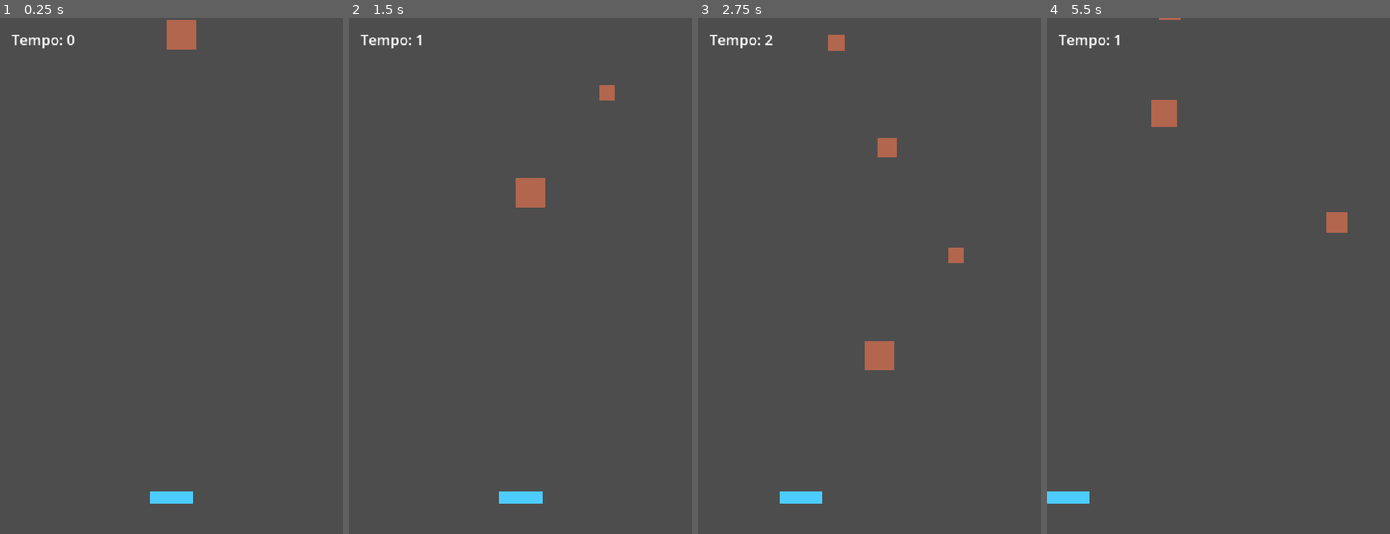
Above: before the commit, frames 1-4 (left to right).
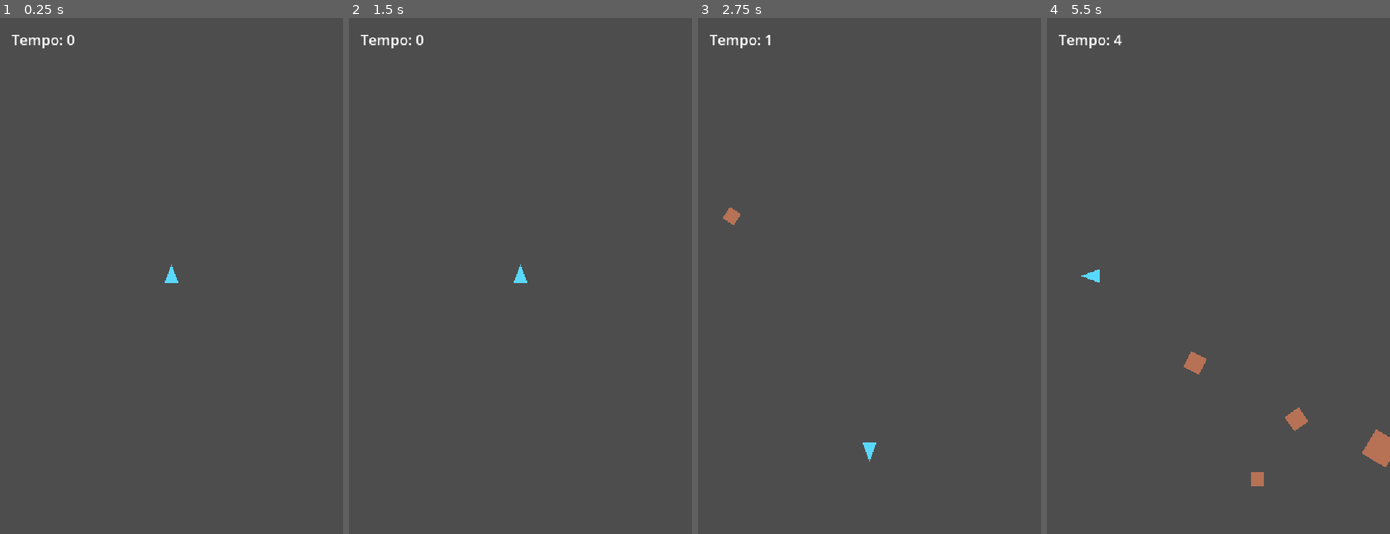
Above: after the commit, the same moments.

Repository: nicolaregge-pulse/corso-godot
Game: Godot game, scene res://main.tscn
Same seed, same stepped clock (60 frames per second), same inputs: the game is played once before the commit and once after it.
Inputs (mouse positions are in pixels of both pictures, inside the frame that each line leads up to):
- Up to frame 1 (0.25 s): no input
- Up to frame 2 (1.5 s): tap Enter (ui_accept) at 0.5, 0.77 s; move the mouse to (595, 250) at 0.52 s; hold Right (ui_right) 0.53-1.25 s; click (595, 250) at 0.67 s; click (520, 260) at 1.25 s, where only the run after the commit has a clickable "RIGIOCA"
- Up to frame 3 (2.75 s): move the mouse to (800, 301) at 2.02 s; hold Down (ui_down) from 2.03 s (still down); click (800, 301) at 2.17 s; tap Enter (ui_accept) at 2.27 s
- Up to frame 4 (5.5 s): move the mouse to (1252, 162) at 2.77 s; release Down (ui_down) at 2.78 s; hold Right (ui_right) 2.78-3.53 s; click (1252, 162) at 2.92 s; move the mouse to (1201, 379) at 3.52 s; hold Up (ui_up) 3.53-4.28 s; click (1201, 379) at 3.67 s; tap Enter (ui_accept) at 3.77, 4.52, 5.27 s; move the mouse to (1321, 353) at 4.27 s; hold Left (ui_left) from 4.28 s (still down); click (1321, 353) at 4.42 s; move the mouse to (1115, 198) at 5.02 s; click (1115, 198) at 5.17 s

The runs differ from the first frame. In frame 1, 0.9% of the frame differs, in the area x 43-58%, y 0-95%; in frame 2, 1.0%; in frame 3, 1.5%; in frame 4, 1.9%, in the area x 0-100%, y 0-95%.

Commit message:
Schiva gli asteroidi: astronave a triangolo al centro, movimento 2D, asteroidi da ogni lato
L'astronave e' un triangolo che parte al centro e si muove in tutte le
direzioni (dito o frecce) in tutto il campo, orientandosi verso il moto.
Gli asteroidi arrivano da tutti e quattro i bordi e attraversano il campo.
Riesportato sul web.

Co-Authored-By: Claude Opus 4.8 <noreply@anthropic.com>
Claude-Session: https://claude.ai/code/session_01Vq5FU5TvjomBhpm5HhNzUc

Diff:
--- a/schiva-gli-asteroidi/main.gd
+++ b/schiva-gli-asteroidi/main.gd
@@ -1,51 +1,63 @@
 extends Node2D
 # GIOCO — Schiva gli asteroidi.
-# Muovi la navetta con il dito o con le frecce e schiva i sassi che cadono.
-# Piu' resisti, piu' alto il punteggio. Col tempo diventa piu' difficile.
-#
-# Convenzione dei nomi: la VARIABILE finisce in "Var", il NODO nella scena
-# finisce in "Scena".
+# Sei un'astronave a triangolo, al centro dello schermo. Muoviti in tutte le
+# direzioni con il dito o con le frecce, in tutto il campo, e schiva gli
+# asteroidi che arrivano da ogni lato. Piu' resisti, piu' alto il punteggio.
 
 # ===== FALLO TUO: cambia velocita', ritmo e colori =====
-const VELOCITA_NAVETTA: float = 700.0
-const VELOCITA_ASTEROIDI: float = 260.0
-const OGNI_QUANTO: float = 0.85         # ogni quanti secondi cade un sasso
-const COLORE_NAVETTA: Color = Color(0.30, 0.80, 1.0)
-const COLORE_ASTEROIDE: Color = Color(0.70, 0.40, 0.30)
+const VELOCITA_NAVE: float = 520.0
+const VELOCITA_ASTEROIDI_MIN: float = 150.0
+const VELOCITA_ASTEROIDI_MAX: float = 260.0
+const OGNI_QUANTO: float = 0.9          # ogni quanti secondi arriva un asteroide
+const COLORE_NAVE: Color = Color(0.35, 0.85, 1.0)
+const COLORE_ASTEROIDE: Color = Color(0.72, 0.45, 0.34)
+const RAGGIO_NAVE: float = 22.0         # quanto e' "grossa" la nave per gli scontri
 # =======================================================
 
-@onready var navettaVar: ColorRect = $navettaScena
 @onready var hudVar: Label = $hudScena
 @onready var gameoverVar: Label = $gameoverScena
 @onready var rigiocaVar: Button = $rigiocaScena
 
+var campo: Node2D
+var nave: Polygon2D
 var asteroidi: Array = []
 var tempo: float = 0.0
 var spawn_timer: float = 0.0
 var in_gioco: bool = true
-var larghezza: float
-var altezza: float
+var vp: Vector2
+var angolo: float = -PI / 2.0
 
 func _ready() -> void:
-	larghezza = get_viewport_rect().size.x
-	altezza = get_viewport_rect().size.y
-	navettaVar.size = Vector2(90, 26)
-	navettaVar.color = COLORE_NAVETTA
-	navettaVar.position = Vector2(larghezza / 2.0 - 45.0, altezza - 90.0)
+	vp = get_viewport_rect().size
+	# un contenitore per nave e asteroidi, messo DIETRO le scritte
+	campo = Node2D.new()
+	add_child(campo)
+	move_child(campo, 0)
+	_crea_nave()
 	hudVar.position = Vector2(24, 24)
 	hudVar.add_theme_font_size_override("font_size", 30)
 	gameoverVar.add_theme_font_size_override("font_size", 40)
 	gameoverVar.horizontal_alignment = HORIZONTAL_ALIGNMENT_CENTER
 	gameoverVar.size = Vector2(360, 90)
-	gameoverVar.position = Vector2(larghezza / 2.0 - 180.0, altezza * 0.34)
+	gameoverVar.position = Vector2(vp.x / 2.0 - 180.0, vp.y * 0.34)
 	gameoverVar.visible = false
 	rigiocaVar.focus_mode = Control.FOCUS_NONE
 	rigiocaVar.add_theme_font_size_override("font_size", 30)
 	rigiocaVar.size = Vector2(200, 60)
-	rigiocaVar.position = Vector2(larghezza / 2.0 - 100.0, altezza * 0.34 + 110.0)
+	rigiocaVar.position = Vector2(vp.x / 2.0 - 100.0, vp.y * 0.34 + 110.0)
 	rigiocaVar.pressed.connect(_ricomincia)
 	rigiocaVar.visible = false
+	spawn_timer = 0.8
 	_aggiorna_hud()
+
+func _crea_nave() -> void:
+	nave = Polygon2D.new()
+	# triangolo che punta verso destra (angolo 0); lo ruotiamo con "angolo"
+	nave.polygon = PackedVector2Array([Vector2(24, 0), Vector2(-16, -15), Vector2(-16, 15)])
+	nave.color = COLORE_NAVE
+	nave.position = vp / 2.0
+	nave.rotation = angolo
+	campo.add_child(nave)
 
 func _process(delta: float) -> void:
 	if not in_gioco:
@@ -53,44 +65,77 @@
 			_ricomincia()
 		return
 	tempo += delta
+	_muovi_nave(delta)
+	_spawn(delta)
+	_muovi_asteroidi(delta)
+	_aggiorna_hud()
 
-	# Muovi la navetta: frecce oppure dito/mouse tenuto premuto
+func _muovi_nave(delta: float) -> void:
+	var dir: Vector2 = Vector2.ZERO
 	if Input.is_action_pressed("ui_left"):
-		navettaVar.position.x -= VELOCITA_NAVETTA * delta
-	elif Input.is_action_pressed("ui_right"):
-		navettaVar.position.x += VELOCITA_NAVETTA * delta
-	elif Input.is_mouse_button_pressed(MOUSE_BUTTON_LEFT):
-		navettaVar.position.x = get_viewport().get_mouse_position().x - navettaVar.size.x / 2.0
-	navettaVar.position.x = clamp(navettaVar.position.x, 0.0, larghezza - navettaVar.size.x)
+		dir.x -= 1.0
+	if Input.is_action_pressed("ui_right"):
+		dir.x += 1.0
+	if Input.is_action_pressed("ui_up"):
+		dir.y -= 1.0
+	if Input.is_action_pressed("ui_down"):
+		dir.y += 1.0
+	# se non uso le frecce e tengo premuto il dito/mouse: la nave segue il dito
+	if dir == Vector2.ZERO and Input.is_mouse_button_pressed(MOUSE_BUTTON_LEFT):
+		var verso: Vector2 = get_viewport().get_mouse_position() - nave.position
+		if verso.length() > 8.0:
+			dir = verso.normalized()
+	if dir != Vector2.ZERO:
+		dir = dir.normalized()
+		nave.position += dir * VELOCITA_NAVE * delta
+		angolo = dir.angle()
+	nave.position.x = clamp(nave.position.x, 0.0, vp.x)
+	nave.position.y = clamp(nave.position.y, 0.0, vp.y)
+	nave.rotation = angolo
 
-	# Fai comparire nuovi asteroidi, sempre piu' spesso
+func _spawn(delta: float) -> void:
 	spawn_timer -= delta
 	if spawn_timer <= 0.0:
 		_crea_asteroide()
 		spawn_timer = max(0.35, OGNI_QUANTO - tempo * 0.02)
 
-	# Falli scendere, sempre piu' veloci
-	var vel: float = VELOCITA_ASTEROIDI + tempo * 6.0
-	var navetta_rect: Rect2 = Rect2(navettaVar.position, navettaVar.size)
-	for a in asteroidi.duplicate():
-		a.position.y += vel * delta
-		if Rect2(a.position, a.size).intersects(navetta_rect):
+func _crea_asteroide() -> void:
+	var lato: float = randf_range(26.0, 60.0)
+	var h: float = lato / 2.0
+	var a: Polygon2D = Polygon2D.new()
+	a.polygon = PackedVector2Array([Vector2(-h, -h), Vector2(h, -h), Vector2(h, h), Vector2(-h, h)])
+	a.color = COLORE_ASTEROIDE
+	# parte da un bordo a caso: 0 alto, 1 basso, 2 sinistra, 3 destra
+	var bordo: int = randi() % 4
+	var pos: Vector2
+	if bordo == 0:
+		pos = Vector2(randf_range(0.0, vp.x), -h)
+	elif bordo == 1:
+		pos = Vector2(randf_range(0.0, vp.x), vp.y + h)
+	elif bordo == 2:
+		pos = Vector2(-h, randf_range(0.0, vp.y))
+	else:
+		pos = Vector2(vp.x + h, randf_range(0.0, vp.y))
+	a.position = pos
+	a.rotation = randf_range(0.0, TAU)
+	# va verso un punto a caso dentro il campo, cosi' lo attraversa
+	var mira: Vector2 = Vector2(randf_range(vp.x * 0.2, vp.x * 0.8), randf_range(vp.y * 0.2, vp.y * 0.8))
+	var v: Vector2 = (mira - pos).normalized() * randf_range(VELOCITA_ASTEROIDI_MIN, VELOCITA_ASTEROIDI_MAX)
+	campo.add_child(a)
+	asteroidi.append({"n": a, "v": v, "r": h})
+
+func _muovi_asteroidi(delta: float) -> void:
+	var extra: float = 1.0 + tempo * 0.02   # col tempo vanno piu' veloci
+	for it in asteroidi.duplicate():
+		var a: Polygon2D = it["n"]
+		a.position += it["v"] * delta * extra
+		a.rotation += delta * 1.5
+		if nave.position.distance_to(a.position) < RAGGIO_NAVE + it["r"] * 0.9:
 			_game_over()
 			return
-		if a.position.y > altezza:
+		if a.position.x < -140.0 or a.position.x > vp.x + 140.0 or a.position.y < -140.0 or a.position.y > vp.y + 140.0:
 			a.queue_free()
-			asteroidi.erase(a)
-
-	_aggiorna_hud()
-
-func _crea_asteroide() -> void:
-	var a: ColorRect = ColorRect.new()
-	var lato: float = randf_range(30.0, 66.0)
-	a.size = Vector2(lato, lato)
-	a.color = COLORE_ASTEROIDE
-	a.position = Vector2(randf_range(0.0, larghezza - lato), -lato)
-	add_child(a)
-	asteroidi.append(a)
+			asteroidi.erase(it)
 
 func _game_over() -> void:
 	in_gioco = false
@@ -101,13 +146,15 @@
 	rigiocaVar.move_to_front()
 
 func _ricomincia() -> void:
-	for a in asteroidi:
-		a.queue_free()
+	for it in asteroidi:
+		it["n"].queue_free()
 	asteroidi.clear()
 	tempo = 0.0
-	spawn_timer = 0.0
+	spawn_timer = 0.8
 	in_gioco = true
-	navettaVar.position = Vector2(larghezza / 2.0 - navettaVar.size.x / 2.0, altezza - 90.0)
+	angolo = -PI / 2.0
+	nave.position = vp / 2.0
+	nave.rotation = angolo
 	gameoverVar.visible = false
 	rigiocaVar.visible = false
 	_aggiorna_hud()
--- a/schiva-gli-asteroidi/main.tscn
+++ b/schiva-gli-asteroidi/main.tscn
@@ -4,10 +4,6 @@
 
 [node name="Main" type="Node2D"]
 script = ExtResource("1_main")
-
-[node name="navettaScena" type="ColorRect" parent="."]
-offset_right = 90.0
-offset_bottom = 26.0
 
 [node name="hudScena" type="Label" parent="."]
 offset_right = 220.0
Not shown, changed: docs/asteroidi/index.html
Not shown, changed: docs/asteroidi/index.pck
